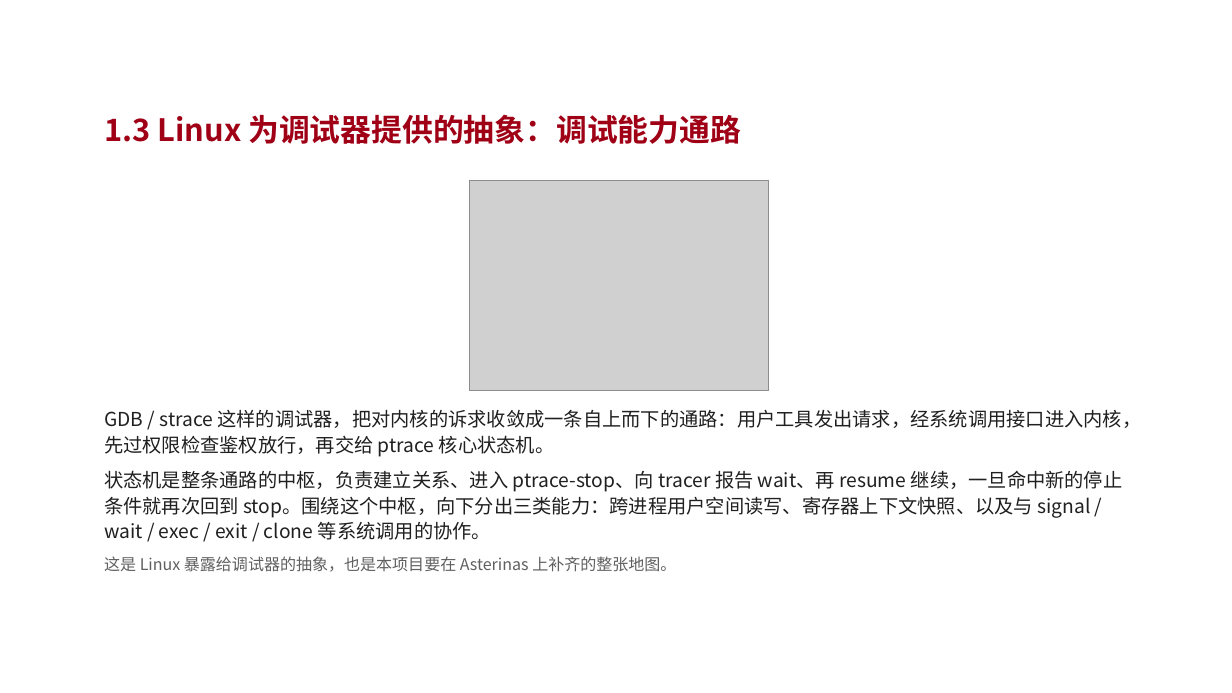
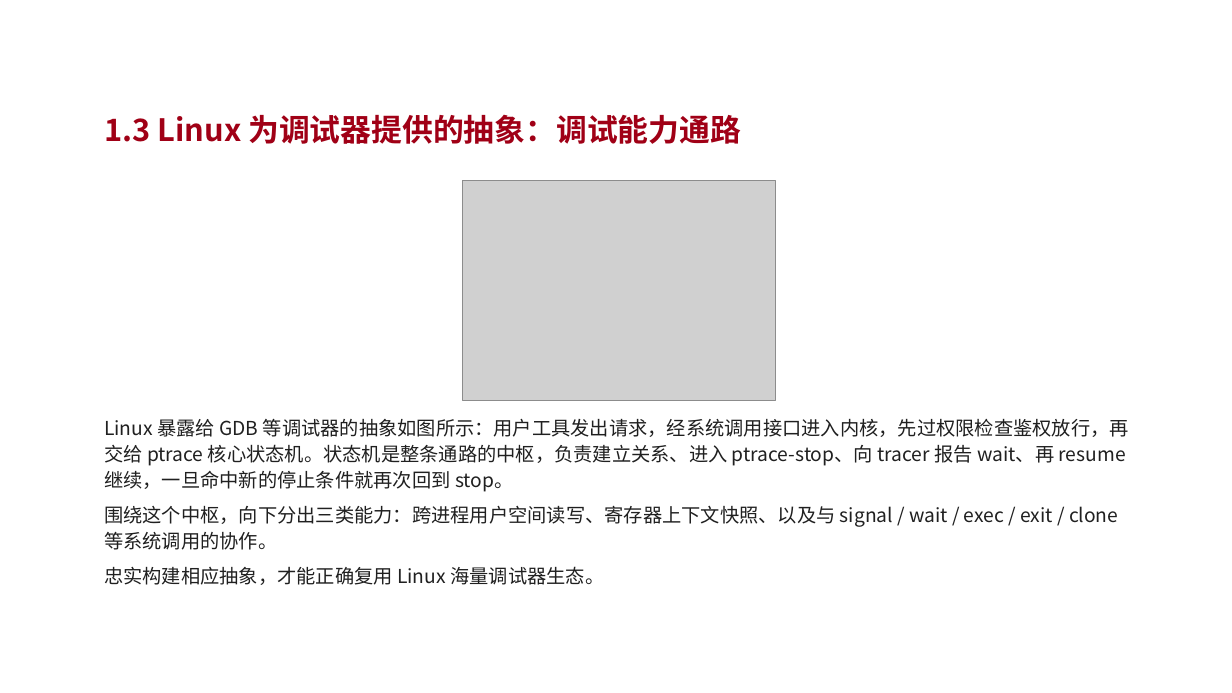
Before and after one commit to vvvvsv/asterinas, a slide deck: slide 6 of research_practice/答辩-科研实践.pptx. Drawn at 1232x693 pixels with LibreOffice and Linux fonts; fonts in the diff are those of the drawing; grey boxes stand for pictures; background and template pictures are left out. Boxes give left, top, right and bottom in pixels: in the first picture for what was removed or moved away, otherwise in the second. Text is boxed around its words. In the diff, an @@ line names an element or a change of style, - is before the commit and + after.

```diff
--- a/research_practice/答辩-科研实践.pptx
+++ b/research_practice/答辩-科研实践.pptx
@@ picture: place and size @@
-picture at box(470, 180, 769, 391)
+picture at box(463, 180, 775, 400)
@@ text at box(104, 419, 1129, 585): text changed @@
-GDB / strace 这样的调试器，把对内核的诉求收敛成一条自上而下的通路：用户工具发出请求，经系统调用接口进入内核，先过权限检查鉴权放行，再交给 ptrace 核心状态机。
-状态机是整条通路的中枢，负责建立关系、进入 ptrace-stop、向 tracer 报告 wait、再 resume 继续，一旦命中新的停止条件就再次回到 stop。围绕这个中枢，向下分出三类能力：跨进程用户空间读写、寄存器上下文快照、以及与 signal / wait / exec / exit / clone 等系统调用的协作。
-这是 Linux 暴露给调试器的抽象，也是本项目要在 Asterinas 上补齐的整张地图。
+Linux 暴露给 GDB 等调试器的抽象如图所示：用户工具发出请求，经系统调用接口进入内核，先过权限检查鉴权放行，再交给 ptrace 核心状态机。状态机是整条通路的中枢，负责建立关系、进入 ptrace-stop、向 tracer 报告 wait、再 resume 继续，一旦命中新的停止条件就再次回到 stop。
+围绕这个中枢，向下分出三类能力：跨进程用户空间读写、寄存器上下文快照、以及与 signal / wait / exec / exit / clone 等系统调用的协作。
+忠实构建相应抽象，才能正确复用 Linux 海量调试器生态。
```
Also in this commit, not shown: 8 other slides changed, 2 slides added, 2 slides removed, 2 other files.
